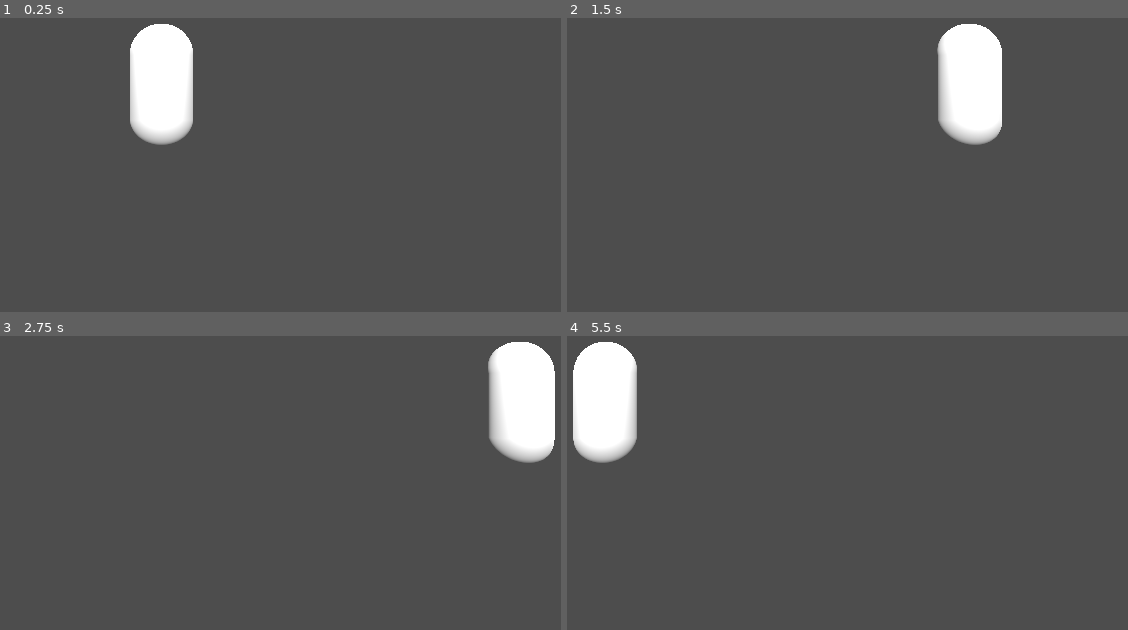
Above: before the commit, frames 1-4 (two rows, left to right).
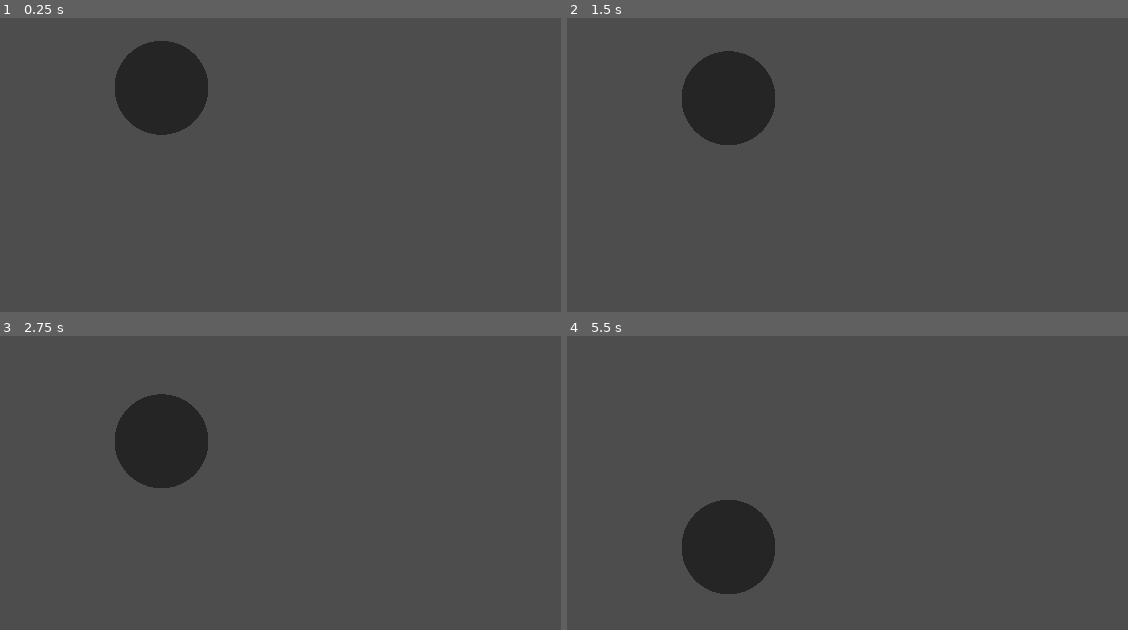
Above: after the commit, the same moments.

Repository: Dogfood-Studios-GGJ25/ggj25
Game: Godot game, scene res://Scenes/sea.tscn
Two runs of this game, one before a commit and one after it. Both use one fixed random seed, a clock stepped at 60 frames per second and the inputs below.
Inputs:
- Up to frame 1 (0.25 s): no input
- Up to frame 2 (1.5 s): tap Enter (ui_accept) at 0.5, 0.6, 0.77, 1.07, 1.35 s; hold Right (ui_right) 0.53-1.28 s; hold Down (ui_down) from 1.28 s (still down)
- Up to frame 3 (2.75 s): tap Enter (ui_accept) at 1.52, 1.82, 2, 2.1 s; release Down (ui_down) at 2.03 s; hold Right (ui_right) from 2.03 s (still down)
- Up to frame 4 (5.5 s): tap Enter (ui_accept) at 2.75, 2.85, 3.02, 3.32, 3.6, 3.77, 4.07, 4.35, 4.52, 4.82, 5.1 s; release Right (ui_right) at 2.78 s; hold Up (ui_up) 2.78-3.53 s; hold Left (ui_left) 3.53-5.03 s; hold Down (ui_down) from 5.03 s (still down)

The runs differ from the first frame. In frame 1, 5.1% of the frame differs, in the area x 20-38%, y 2-44%; in frame 2, 8.5%; in frame 3, 8.6%, in the area x 20-99%, y 2-52%; in frame 4, 8.5%.

Commit message:
Added colliders to keep player within bound

Diff:
--- a/Player/player.gd
+++ b/Player/player.gd
@@ -1,5 +1,7 @@
 extends CharacterBody3D
 
+@onready var constraint_area: Area3D = $"../BoudingBox"
+@onready var constraint_shape: CollisionShape3D = $"../BoudingBox/CollisionShape3D"
 
 const SPEED = 1.0
 const MAX_SPEED = 3.0
@@ -11,6 +13,8 @@
 var current_speed_y: float = 0.0
 var gravity_velocity: float = 0.0
 
+var canMoveLeft : bool = true
+var canMoveRight : bool = true
 
 func _physics_process(delta: float) -> void:
 
@@ -19,7 +23,6 @@
 
 	var input_dir := Input.get_vector("player_left", "player_right","player_up", "player_down")
 	var direction := (transform.basis * Vector3(input_dir.x, input_dir.y, 0)).normalized()
-
 
 	if abs(direction.x) > 0:
 		current_speed_x = move_toward(current_speed_x, MAX_SPEED * sign(direction.x),
--- a/Scenes/sea.tscn
+++ b/Scenes/sea.tscn
@@ -1,48 +1,41 @@
-[gd_scene load_steps=7 format=3 uid="uid://bm04nw5vtbd23"]
+[gd_scene load_steps=4 format=3 uid="uid://bm04nw5vtbd23"]
 
-[ext_resource type="Script" path="res://Scripts/fake_player.gd" id="1_xv4ic"]
+[ext_resource type="PackedScene" uid="uid://ds2x5oq5ienrx" path="res://Player/player.tscn" id="2_3m072"]
 
 [sub_resource type="Environment" id="Environment_hkbki"]
 
-[sub_resource type="StandardMaterial3D" id="StandardMaterial3D_7xob4"]
-
-[sub_resource type="CapsuleMesh" id="CapsuleMesh_exfl4"]
-material = SubResource("StandardMaterial3D_7xob4")
-
-[sub_resource type="CapsuleShape3D" id="CapsuleShape3D_rl206"]
-
-[sub_resource type="BoxShape3D" id="BoxShape3D_c3ggg"]
+[sub_resource type="BoxShape3D" id="BoxShape3D_2ft57"]
+size = Vector3(0.1, 10, 10)
 
 [node name="Sea" type="Node3D"]
 
 [node name="Camera" type="Camera3D" parent="."]
-transform = Transform3D(1, 0, 0, 0, 1, 0, 0, 0, 1, 0, 0, 12.0377)
+transform = Transform3D(1, 0, 0, 0, 1, 0, 0, 0, 1, 0, 0, 13.9005)
 environment = SubResource("Environment_hkbki")
-fov = 32.5
+fov = 19.5
 
-[node name="FakePlayer" type="CharacterBody3D" parent="."]
-axis_lock_linear_y = true
+[node name="Player" parent="." instance=ExtResource("2_3m072")]
+axis_lock_linear_x = false
+axis_lock_linear_y = false
 axis_lock_linear_z = true
-axis_lock_angular_y = true
 axis_lock_angular_z = true
-script = ExtResource("1_xv4ic")
 
-[node name="MeshInstance3D" type="MeshInstance3D" parent="FakePlayer"]
-mesh = SubResource("CapsuleMesh_exfl4")
+[node name="BoundingBoxes" type="Node3D" parent="."]
 
-[node name="CollisionShape3D" type="CollisionShape3D" parent="FakePlayer"]
-shape = SubResource("CapsuleShape3D_rl206")
+[node name="StaticBody3D" type="StaticBody3D" parent="BoundingBoxes"]
 
-[node name="OmniLight3D" type="OmniLight3D" parent="FakePlayer"]
-transform = Transform3D(1, 0, 0, 0, 1, 0, 0, 0, 1, 0, 2.94359, 4.765)
-light_energy = 100.0
-omni_range = 33.11
-omni_attenuation = 2.414
+[node name="RightWall" type="CollisionShape3D" parent="BoundingBoxes/StaticBody3D"]
+transform = Transform3D(1, 0, 0, 0, 1, 0, 0, 0, 1, 4, 0, 0)
+shape = SubResource("BoxShape3D_2ft57")
 
-[node name="BoudingBox" type="Area3D" parent="."]
+[node name="LeftWall" type="CollisionShape3D" parent="BoundingBoxes/StaticBody3D"]
+transform = Transform3D(1, 0, 0, 0, 1, 0, 0, 0, 1, -4, 0, 0)
+shape = SubResource("BoxShape3D_2ft57")
 
-[node name="CollisionShape3D" type="CollisionShape3D" parent="BoudingBox"]
-transform = Transform3D(10, 0, 0, 0, 10, 0, 0, 0, 10, 0, 0, 0)
-shape = SubResource("BoxShape3D_c3ggg")
+[node name="BottomWall" type="CollisionShape3D" parent="BoundingBoxes/StaticBody3D"]
+transform = Transform3D(-4.37114e-08, 1, 0, -1, -4.37114e-08, 0, 0, 0, 1, 0.074, -3, 0)
+shape = SubResource("BoxShape3D_2ft57")
 
-[connection signal="body_exited" from="BoudingBox" to="FakePlayer" method="_on_bouding_box_body_exited"]
+[node name="TopWall" type="CollisionShape3D" parent="BoundingBoxes/StaticBody3D"]
+transform = Transform3D(-4.37114e-08, 1, 0, -1, -4.37114e-08, 0, 0, 0, 1, 0.074, 3, 0)
+shape = SubResource("BoxShape3D_2ft57")
--- a/Scripts/fake_player.gd
+++ /dev/null
@@ -1,44 +0,0 @@
-extends CharacterBody3D
-
-const SPEED = 5.0
-const JUMP_VELOCITY = 4.5
-
-var canMoveLeft : bool = true
-var canMoveRight : bool = true
-
-func _physics_process(delta: float) -> void:
-	# Add the gravity.
-	if not is_on_floor():
-		velocity += get_gravity() * delta
-
-	# Handle jump.
-	if Input.is_action_just_pressed("ui_accept") and is_on_floor():
-		velocity.y = JUMP_VELOCITY
-
-	# Get the input direction and handle the movement/deceleration.
-	# As good practice, you should replace UI actions with custom gameplay actions.
-	if ((Input.is_action_pressed("ui_left") and canMoveLeft) or (Input.is_action_pressed("ui_right") and canMoveRight)):
-		var input_dir := Input.get_vector("ui_left", "ui_right", "ui_up", "ui_down")
-		var direction := (transform.basis * Vector3(input_dir.x, 0, input_dir.y)).normalized()
-		if direction:
-			velocity.x = direction.x * SPEED
-			velocity.z = direction.z * SPEED
-		else:
-			velocity.x = move_toward(velocity.x, 0, SPEED)
-			velocity.z = move_toward(velocity.z, 0, SPEED)
-		canMoveLeft = true
-		canMoveRight = true
-
-		move_and_slide()
-
-func _on_bouding_box_body_exited(body: Node3D) -> void:
-	print_debug("Exited")
-	var input_dir := Input.get_vector("ui_left", "ui_right", "ui_up", "ui_down")
-	var direction := (transform.basis * Vector3(input_dir.x, 0, input_dir.y)).normalized()
-	if direction == Vector3.LEFT:
-		# no more left for you.
-		canMoveLeft = false
-		canMoveRight = true
-	else:
-		canMoveRight = false
-		canMoveLeft = true
